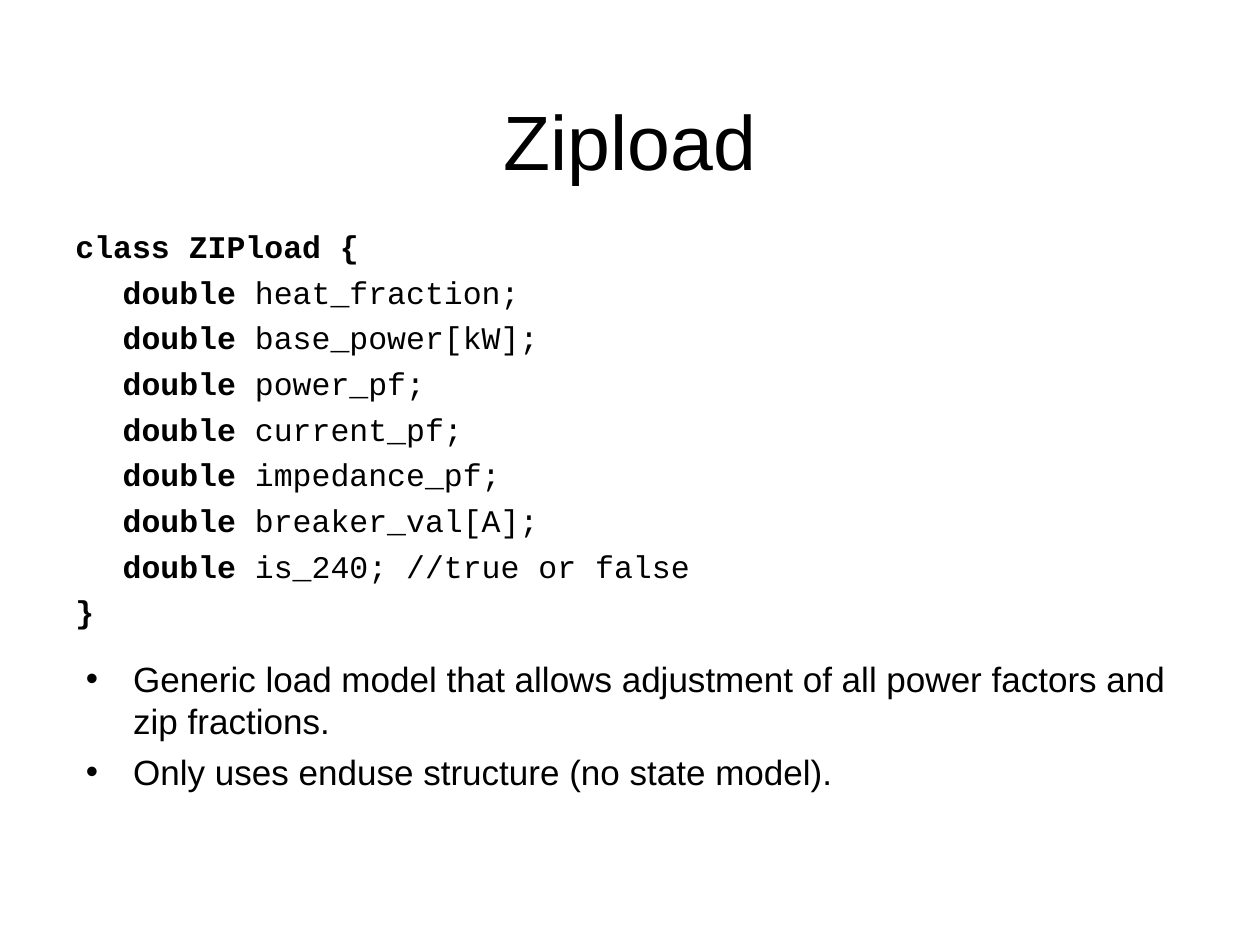
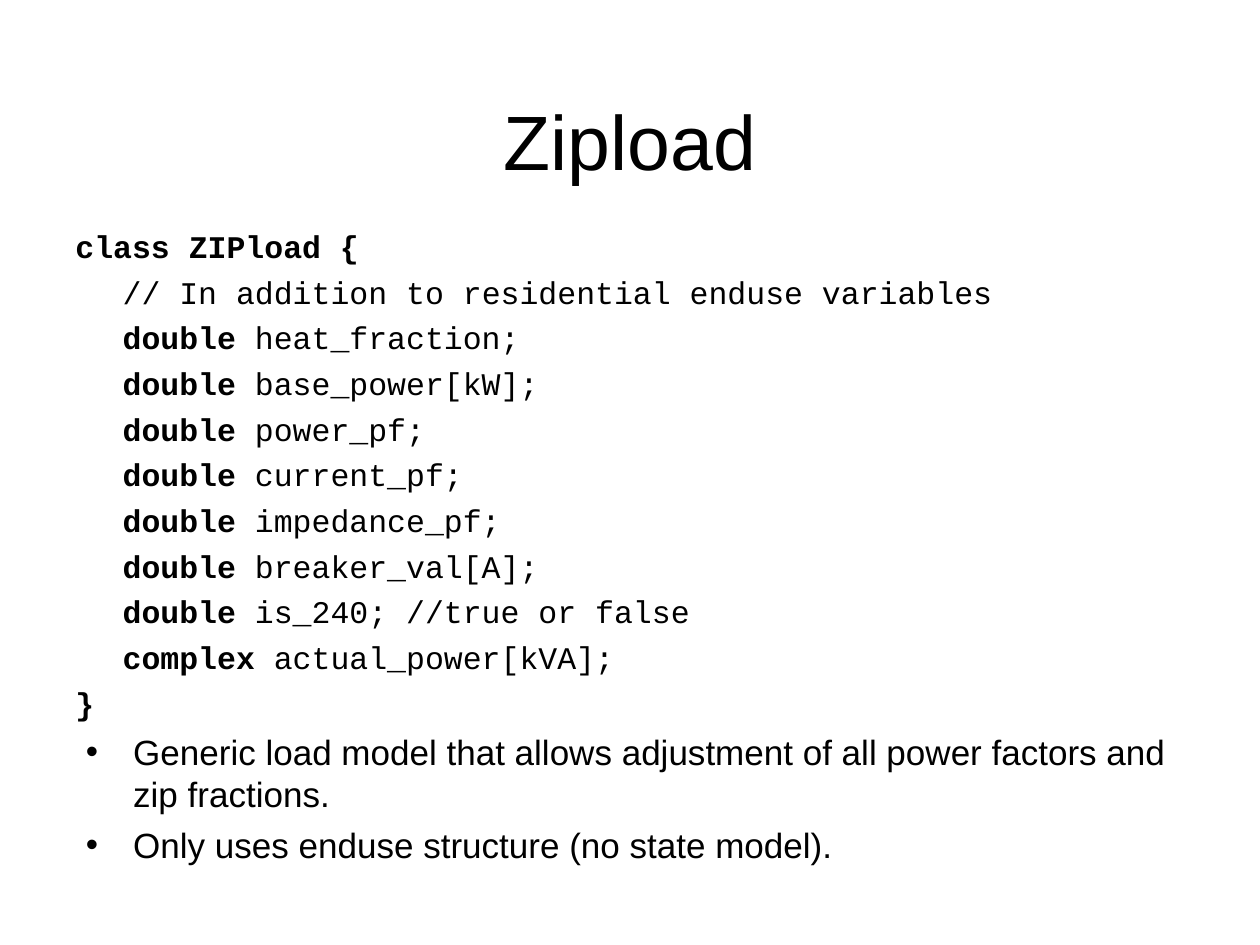
Before and after one commit to gridlab-d/course, a slide deck: slide 29 of FourDayCourse/3.2 - Residential.ppt (slide 25 before the commit). Drawn at 1260x945 pixels with LibreOffice and Linux fonts; fonts in the diff are those of the drawing; background and template pictures are left out. Boxes give left, top, right and bottom in pixels: in the first picture for what was removed or moved away, otherwise in the second. Text is boxed around its words. In the diff, an @@ line names an element or a change of style, - is before the commit and + after.

```diff
--- a/FourDayCourse/3.2 - Residential.ppt
+++ b/FourDayCourse/3.2 - Residential.ppt
@@ text at <box>179,281,992,305</box>: paragraph added @@
+// In addition to residential enduse variables
@@ text at <box>123,646,614,676</box>: paragraph added @@
+complex actual_power[kVA];
@@ text "Generic load model that allows ...": place and size @@
-text "Generic load model that allows ..." at <box>133,666,1164,791</box>
+text "Generic load model that allows ..." at <box>133,739,1164,865</box>
```
Also in this commit, not shown: 10 other slides changed, 1 slide added, 2 other files.
